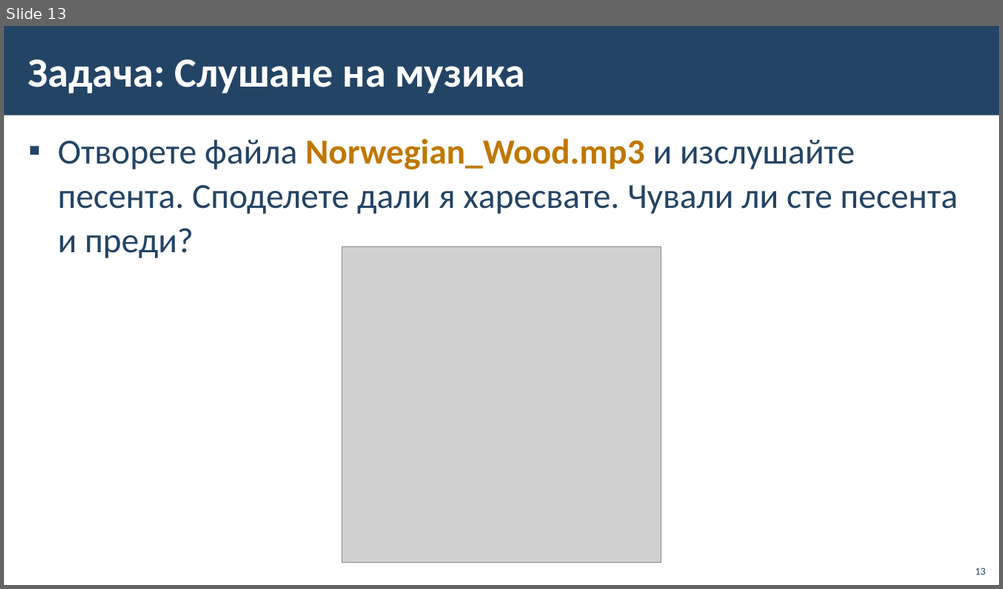
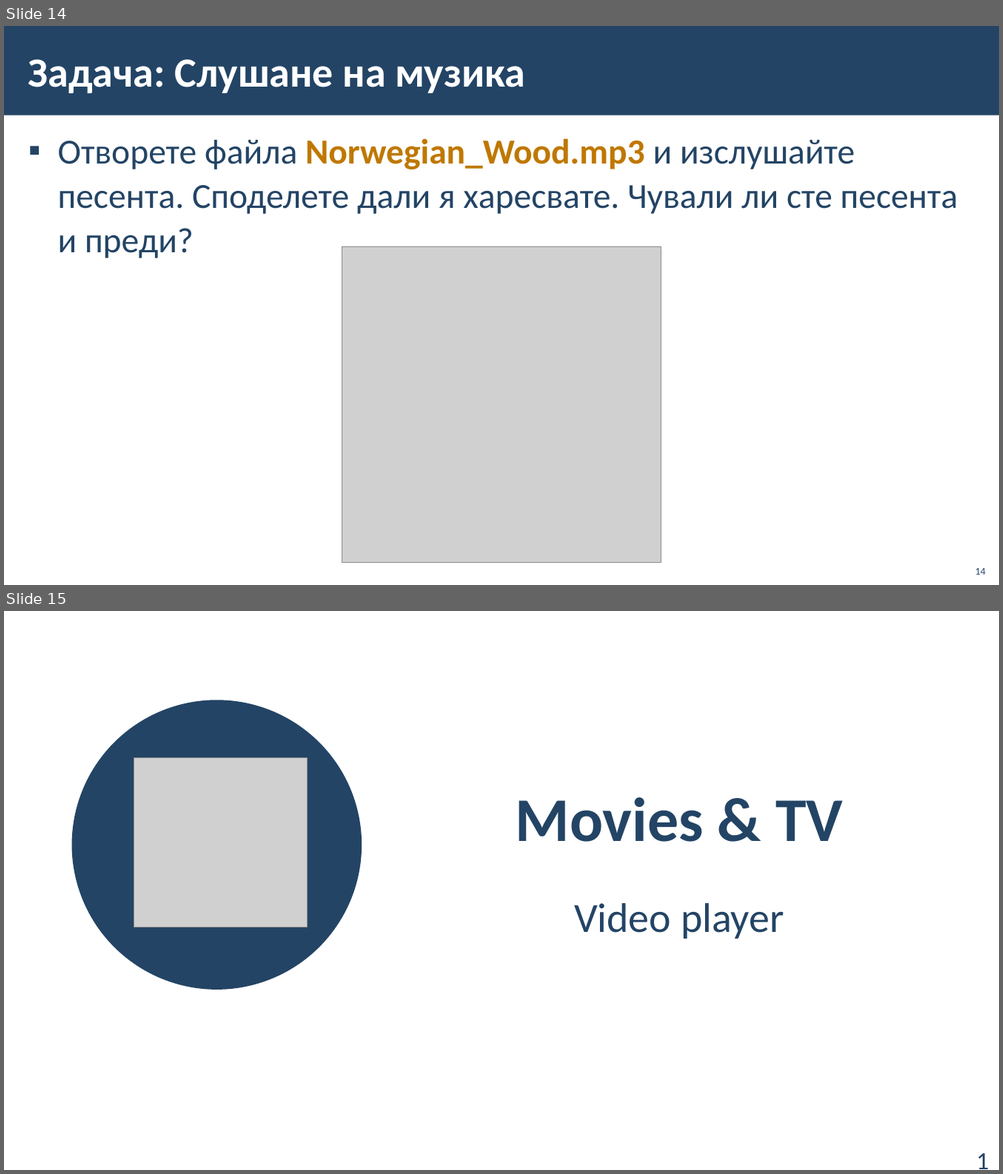
Before and after one commit to BG-IT-Edu/School-Programming, a slide deck: Courses/Computer-Modeling-and-IT/Computer-Modeling-and-IT-5-Class/10-Working-With-Sound-and-Video-Information/10-Working-With-Sound-and-Video-Information.pptx. Shown one above the other, each under a label of ours: slide 13 before the commit, slides 14 and 15 after it. The pictures are 1003x589 and 1003x1174 pixels, drawn with LibreOffice and Linux fonts; fonts in the diff are those of the drawing; grey boxes stand for pictures; background and template pictures are left out. Boxes give left, top, right and bottom in pixels: in the first picture for what was removed or moved away, otherwise in the second. Text is boxed around its words. In the diff, an @@ line names an element or a change of style, - is before the commit and + after.

Commit message:
Minor fixes for sound and video slides

```diff
--- a/Courses/Computer-Modeling-and-IT/Computer-Modeling-and-IT-5-Class/10-Working-With-Sound-and-Video-Information/10-Working-With-Sound-and-Video-Information.pptx
+++ b/Courses/Computer-Modeling-and-IT/Computer-Modeling-and-IT-5-Class/10-Working-With-Sound-and-Video-Information/10-Working-With-Sound-and-Video-Information.pptx
@@ slide 15 added at bbox=[4, 611, 999, 1170], background #FFFFFF @@
@@ ellipse added at bbox=[72, 700, 362, 990], fill #234465 @@
@@ picture added at bbox=[134, 758, 307, 927] @@
@@ title added at bbox=[515, 797, 842, 842], 60 pt, text #234465, bold @@
+Movies & TV
@@ subtitle added at bbox=[574, 903, 784, 939], 40 pt, text #234465 @@
+Video player
@@ page number added at bbox=[969, 1142, 999, 1166], 24 pt, text #234465 @@
+15
@@ what was slide 13 is now slide 14 @@
@@ page number at bbox=[975, 568, 985, 575]: text changed @@
-13
+14
```
Also in this commit, not shown: 6 slides changed, 1 other slide added.
